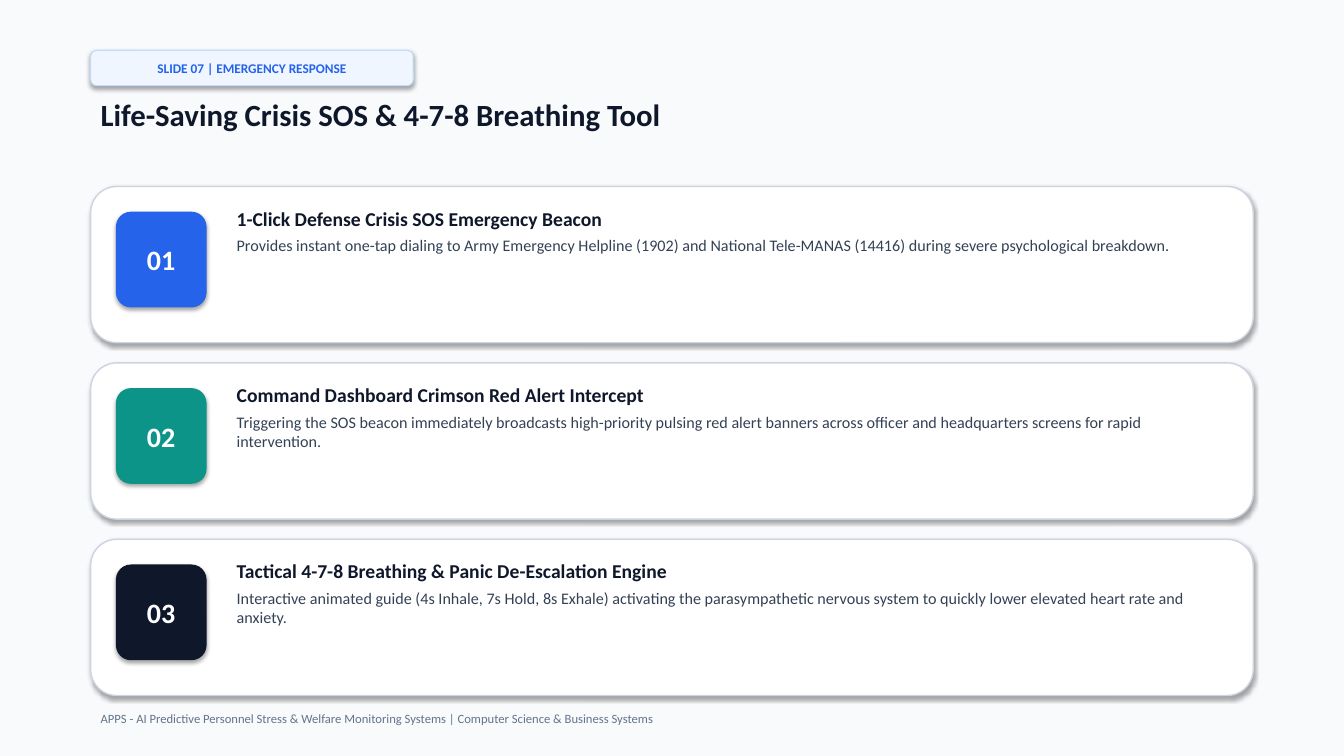
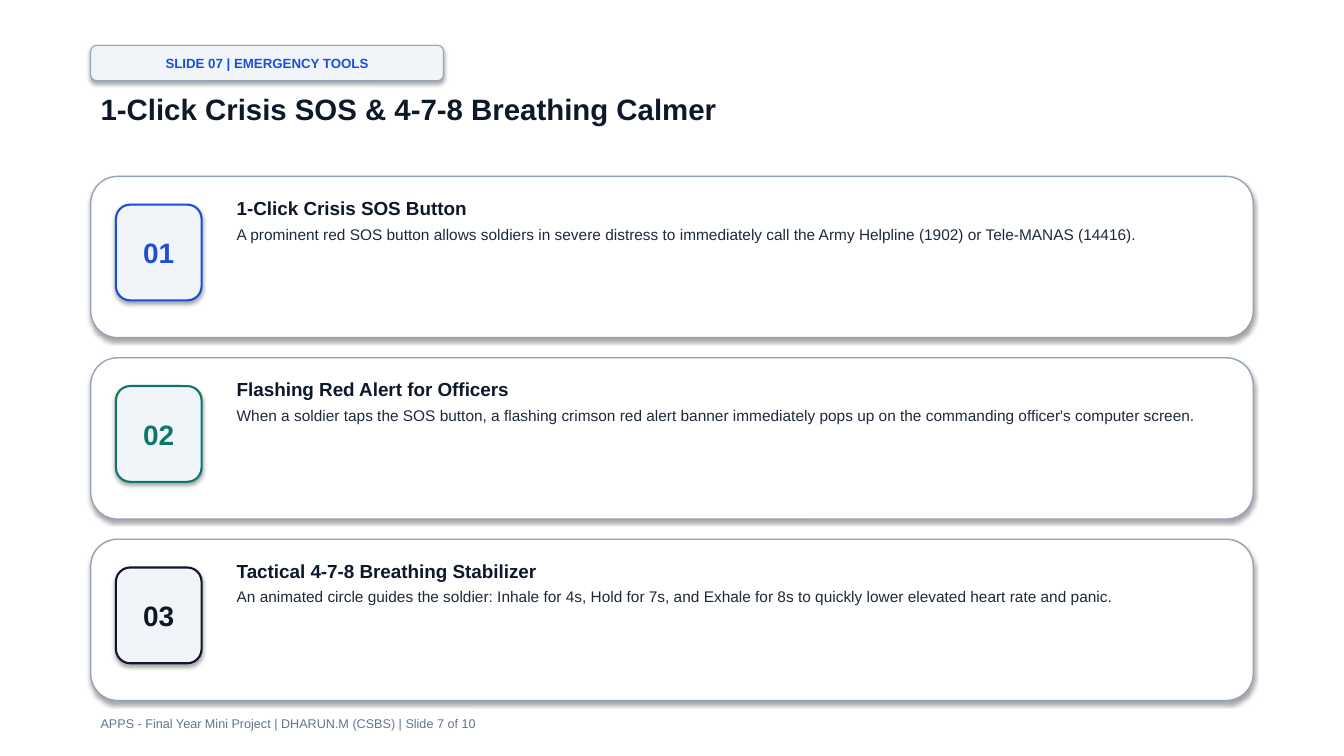
Before and after one commit to dharuntech275/APPS-, a slide deck: slide 7 of APPS_Mini_Project_Presentation.pptx. Drawn at 1344x756 pixels with LibreOffice and Linux fonts; fonts in the diff are those of the drawing. Boxes give left, top, right and bottom in pixels: in the first picture for what was removed or moved away, otherwise in the second. Text is boxed around its words. In the diff, an @@ line names an element or a change of style, - is before the commit and + after.

Commit message:
docs: update presentation with print-friendly clean white layout, simple English, and companion landscape printout PDF

```diff
--- a/APPS_Mini_Project_Presentation.pptx
+++ b/APPS_Mini_Project_Presentation.pptx
@@ rectangle at box(0, 0, 1344, 756): fill #F8FAFC to #FFFFFF @@
@@ rounded rectangle "SLIDE 07 | EMERGENCY TOOLS": place and size @@
-rounded rectangle "SLIDE 07 | EMERGENCY TOOLS" at box(91, 50, 413, 86)
+rounded rectangle "SLIDE 07 | EMERGENCY TOOLS" at box(91, 45, 444, 81)
@@ rounded rectangle "SLIDE 07 | EMERGENCY TOOLS" at box(91, 45, 444, 81): fill #EFF6FF to #F1F5F9; outline #BFDBFE 0.75 pt to #94A3B8 0.75 pt @@
@@ text in rounded rectangle at box(166, 58, 368, 68): text changed; font Calibri to Arial; text colour #2563EB to #1D4ED8 @@
-SLIDE 07 | EMERGENCY RESPONSE
+SLIDE 07 | EMERGENCY TOOLS
@@ text at box(101, 98, 716, 125): text changed; size 22 to 21 pt; font Calibri to Arial @@
-Life-Saving Crisis SOS & 4-7-8 Breathing Tool
+1-Click Crisis SOS & 4-7-8 Breathing Calmer
@@ outline #CBD5E1 1 pt to #94A3B8 1 pt in 3 elements at box(91, 358, 1253, 519), box(91, 539, 1253, 701), box(91, 176, 1253, 338) @@
@@ rounded rectangle: place and size @@
-rounded rectangle at box(91, 187, 1253, 343)
+rounded rectangle at box(91, 176, 1253, 338)
@@ rounded rectangle "01": place and size @@
-rounded rectangle "01" at box(116, 212, 207, 308)
+rounded rectangle "01" at box(116, 205, 202, 300)
@@ rounded rectangle "01" at box(116, 205, 202, 300): font Calibri to Arial, text colour #FFFFFF to #1D4ED8; fill #2563EB to #F1F5F9; outline none to #1D4ED8 1.5 pt @@
@@ text at box(237, 201, 1135, 243): text changed; size 11.5 to 11 pt; font Calibri to Arial; text colour #334155 to #1E293B @@
-1-Click Defense Crisis SOS Emergency Beacon
-Provides instant one-tap dialing to Army Emergency Helpline (1902) and National Tele-MANAS (14416) during severe psychological breakdown.
+1-Click Crisis SOS Button
+A prominent red SOS button allows soldiers in severe distress to immediately call the Army Helpline (1902) or Tele-MANAS (14416).
@@ rounded rectangle: place and size @@
-rounded rectangle at box(91, 363, 1253, 519)
+rounded rectangle at box(91, 358, 1253, 519)
@@ rounded rectangle "02": place and size @@
-rounded rectangle "02" at box(116, 388, 207, 484)
+rounded rectangle "02" at box(116, 386, 202, 482)
@@ rounded rectangle "02" at box(116, 386, 202, 482): font Calibri to Arial, text colour #FFFFFF to #0F766E; fill #0D9488 to #F1F5F9; outline none to #0F766E 1.5 pt @@
@@ text at box(237, 382, 1195, 425): text changed; size 11.5 to 11 pt; font Calibri to Arial; text colour #334155 to #1E293B @@
-Command Dashboard Crimson Red Alert Intercept
-Triggering the SOS beacon immediately broadcasts high-priority pulsing red alert banners across officer and headquarters screens for rapid intervention.
+Flashing Red Alert for Officers
+When a soldier taps the SOS button, a flashing crimson red alert banner immediately pops up on the commanding officer's computer screen.
@@ rounded rectangle: place and size @@
-rounded rectangle at box(91, 539, 1253, 696)
+rounded rectangle at box(91, 539, 1253, 701)
@@ rounded rectangle "03": place and size @@
-rounded rectangle "03" at box(116, 565, 207, 660)
+rounded rectangle "03" at box(116, 568, 202, 663)
@@ rounded rectangle "03" at box(116, 568, 202, 663): font Calibri to Arial, text colour #FFFFFF to #0F172A; fill #0F172A to #F1F5F9; outline none to #0F172A 1.5 pt @@
@@ text at box(237, 564, 1112, 605): text changed; size 11.5 to 11 pt; font Calibri to Arial; text colour #334155 to #1E293B @@
-Tactical 4-7-8 Breathing & Panic De-Escalation Engine
-Interactive animated guide (4s Inhale, 7s Hold, 8s Exhale) activating the parasympathetic nervous system to quickly lower elevated heart rate and anxiety.
+Tactical 4-7-8 Breathing Stabilizer
+An animated circle guides the soldier: Inhale for 4s, Hold for 7s, and Exhale for 8s to quickly lower elevated heart rate and panic.
@@ text at box(101, 719, 476, 731): text changed; font Calibri to Arial @@
-APPS - AI Predictive Personnel Stress & Welfare Monitoring Systems | Computer Science & Business Systems
+APPS - Final Year Mini Project | DHARUN.M (CSBS) | Slide 7 of 10
```
Also in this commit, not shown: 9 other slides changed, 3 other files.
